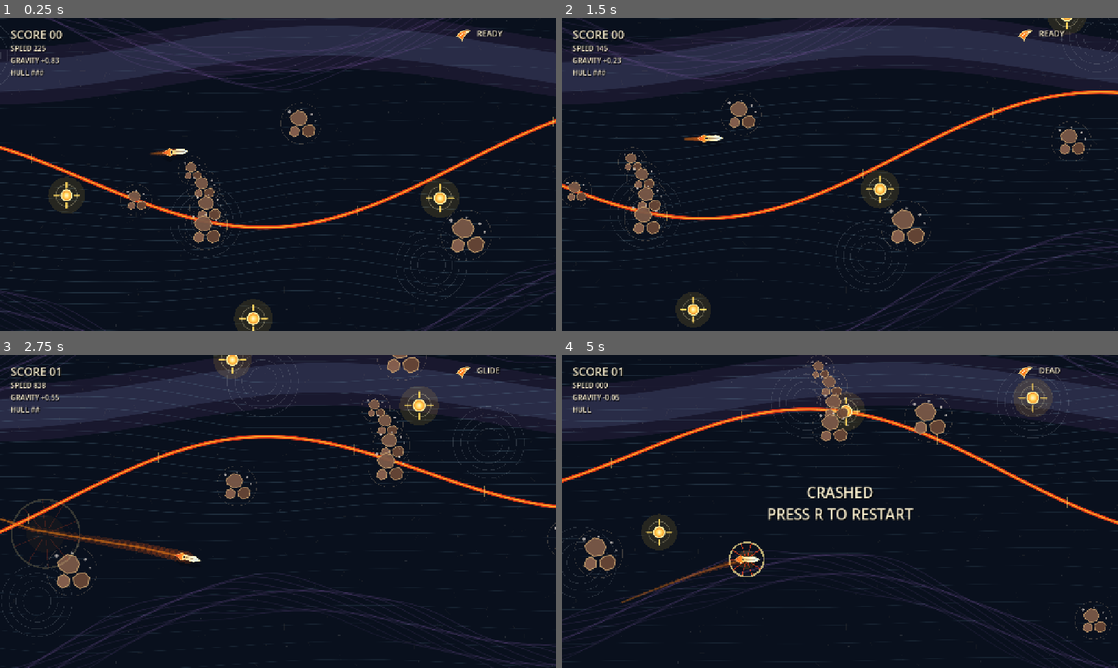
Above: before the commit, frames 1-4 (two rows, left to right).
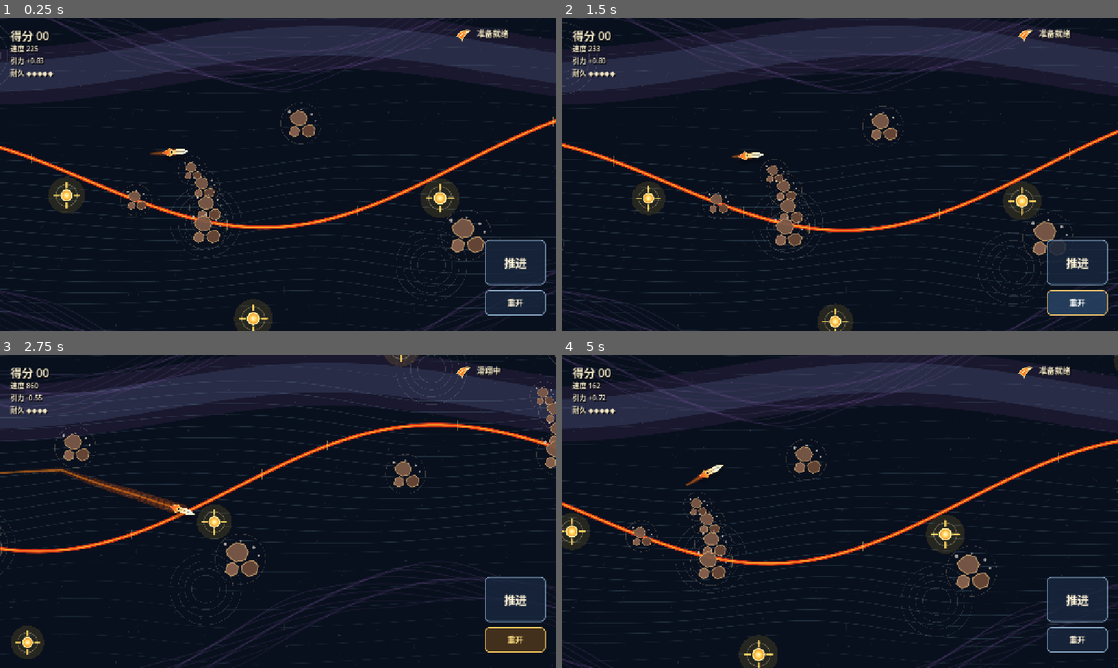
Above: after the commit, the same moments.

Repository: ml863606/xyz-game
Game: Godot game, scene res://scenes/main.tscn
Two runs of this game, one before a commit and one after it. Both use one fixed random seed, a clock stepped at 60 frames per second and the inputs below.
Inputs (mouse positions are in pixels of both pictures, inside the frame that each line leads up to):
- Up to frame 1 (0.25 s): no input
- Up to frame 2 (1.5 s): click (1079, 262) at 0.5 s, where only the run after the commit has a clickable "推进"; click (1079, 302) at 1.25 s, where only the run after the commit has a clickable "重开"
- Up to frame 3 (2.75 s): move the mouse to (400, 495) at 2.02 s; hold D from 2.03 s (still down); hold Space from 2.03 s (still down); click (400, 495) at 2.17 s
- Up to frame 4 (5 s): release D at 2.75 s; release Space at 2.75 s; drag from (728, 527) to (812, 574) at 2.77 s; move the mouse to (895, 442) at 3.52 s; hold D 3.53-4.25 s; hold Space 3.53-4.25 s; click (895, 442) at 3.67 s; drag from (812, 574) to (673, 464) at 4.27 s

The runs differ from the first frame. In frame 1, 2.7% of the frame differs, in the area x 1-99%, y 3-96%; in frame 2, 16%; in frame 3, 17%; in frame 4, 18%, in the area x 0-100%, y 0-100%.

Commit message:
姓姬飞盗王

Diff:
--- a/星际飞刀王/project.godot
+++ b/星际飞刀王/project.godot
@@ -5,7 +5,7 @@
 
 [application]
 
-config/name="Star Knife King"
+config/name="星际飞刀王"
 run/main_scene="res://scenes/main.tscn"
 config/features=PackedStringArray("4.7")
 
@@ -15,6 +15,7 @@
 window/size/viewport_height=720
 window/stretch/mode="canvas_items"
 window/stretch/aspect="expand"
+window/handheld/orientation=1
 
 [physics]
 
--- a/星际飞刀王/scripts/game.gd
+++ b/星际飞刀王/scripts/game.gd
@@ -5,7 +5,7 @@
 const ASTEROID_TEXTURE := preload("res://assets/sprites/asteroid_cluster.svg")
 const TARGET_TEXTURE := preload("res://assets/sprites/star_target.svg")
 const GLIDE_ICON := preload("res://assets/ui/icons/glide.svg")
-const MAX_HULL := 3
+const MAX_HULL := 5
 
 var knife_world := Vector2(120.0, 0.0)
 var velocity := Vector2(230.0, 0.0)
@@ -30,6 +30,10 @@
 var depth_label: Label
 var hull_label: Label
 var game_over_label: Label
+var touch_direction := Vector2.ZERO
+var touch_start := Vector2.ZERO
+var touch_dragging := false
+var touch_boost := false
 
 func _ready() -> void:
     get_viewport().size_changed.connect(queue_redraw)
@@ -55,13 +59,14 @@
     var input_vector := Vector2.ZERO
     input_vector.x = float(Input.is_key_pressed(KEY_D) or Input.is_key_pressed(KEY_RIGHT)) - float(Input.is_key_pressed(KEY_A) or Input.is_key_pressed(KEY_LEFT))
     input_vector.y = float(Input.is_key_pressed(KEY_S) or Input.is_key_pressed(KEY_DOWN)) - float(Input.is_key_pressed(KEY_W) or Input.is_key_pressed(KEY_UP))
+    input_vector += touch_direction
     if input_vector.length() > 1.0:
         input_vector = input_vector.normalized()
 
     boost_cooldown = maxf(0.0, boost_cooldown - delta)
     impact_cooldown = maxf(0.0, impact_cooldown - delta)
     damage_cooldown = maxf(0.0, damage_cooldown - delta)
-    if Input.is_key_pressed(KEY_SPACE) and boost_cooldown <= 0.0:
+    if (Input.is_key_pressed(KEY_SPACE) or touch_boost) and boost_cooldown <= 0.0:
         velocity += Vector2(360.0, 0.0).rotated(velocity.angle())
         glide_time = maxf(glide_time, 0.85)
         boost_cooldown = 0.55
@@ -238,6 +243,90 @@
     game_over_label.visible = false
     layer.add_child(game_over_label)
 
+    _build_touch_controls(layer)
+
+func _build_touch_controls(layer: CanvasLayer) -> void:
+    var controls := Control.new()
+    controls.name = "横屏触控"
+    controls.set_anchors_and_offsets_preset(Control.PRESET_FULL_RECT)
+    controls.mouse_filter = Control.MOUSE_FILTER_IGNORE
+    layer.add_child(controls)
+
+    var touch_area := Control.new()
+    touch_area.name = "滑动操控区"
+    touch_area.anchor_right = 0.48
+    touch_area.anchor_bottom = 1.0
+    touch_area.mouse_filter = Control.MOUSE_FILTER_STOP
+    touch_area.gui_input.connect(_on_touch_area_input)
+    controls.add_child(touch_area)
+
+    var actions := Control.new()
+    actions.set_anchors_preset(Control.PRESET_BOTTOM_RIGHT)
+    actions.position = Vector2(-164.0, -210.0)
+    actions.size = Vector2(140.0, 186.0)
+    actions.mouse_filter = Control.MOUSE_FILTER_PASS
+    controls.add_child(actions)
+
+    var boost := _touch_button("推进", Vector2(140.0, 104.0), 26)
+    boost.button_down.connect(func() -> void: touch_boost = true)
+    boost.button_up.connect(func() -> void: touch_boost = false)
+    actions.add_child(boost)
+    var restart := _touch_button("重开", Vector2(140.0, 58.0), 18)
+    restart.position = Vector2(0.0, 116.0)
+    restart.pressed.connect(_reset)
+    actions.add_child(restart)
+
+func _on_touch_area_input(event: InputEvent) -> void:
+    if event is InputEventScreenTouch:
+        if event.pressed:
+            touch_start = event.position
+            touch_direction = Vector2.ZERO
+            touch_dragging = true
+        else:
+            touch_direction = Vector2.ZERO
+            touch_dragging = false
+    elif event is InputEventScreenDrag and touch_dragging:
+        _set_touch_direction(event.position)
+    elif event is InputEventMouseButton and event.button_index == MOUSE_BUTTON_LEFT:
+        if event.pressed:
+            touch_start = event.position
+            touch_direction = Vector2.ZERO
+            touch_dragging = true
+        else:
+            touch_direction = Vector2.ZERO
+            touch_dragging = false
+    elif event is InputEventMouseMotion and touch_dragging:
+        _set_touch_direction(event.position)
+
+func _set_touch_direction(current_position: Vector2) -> void:
+    var drag := current_position - touch_start
+    if drag.length() >= 16.0:
+        touch_direction = drag.normalized()
+
+func _touch_button(text: String, button_size: Vector2, font_size: int) -> Button:
+    var button := Button.new()
+    button.text = text
+    button.size = button_size
+    button.add_theme_font_size_override("font_size", font_size)
+    button.add_theme_color_override("font_color", Color("#fff4d6"))
+    button.add_theme_color_override("font_hover_color", Color("#ffffff"))
+    button.add_theme_color_override("font_pressed_color", Color("#ffdc7d"))
+    button.add_theme_stylebox_override("normal", _control_style(Color("#18263d"), Color("#8aa9c7"), 0.82))
+    button.add_theme_stylebox_override("hover", _control_style(Color("#26405e"), Color("#f0c56c"), 0.92))
+    button.add_theme_stylebox_override("pressed", _control_style(Color("#43311d"), Color("#ffcf62"), 0.98))
+    return button
+
+func _control_style(fill: Color, border: Color, alpha: float) -> StyleBoxFlat:
+    var style := StyleBoxFlat.new()
+    style.bg_color = Color(fill, alpha)
+    style.border_color = border
+    style.set_border_width_all(2)
+    style.corner_radius_top_left = 10
+    style.corner_radius_top_right = 10
+    style.corner_radius_bottom_left = 10
+    style.corner_radius_bottom_right = 10
+    return style
+
 func _hud_label(pos: Vector2, size: int) -> Label:
     var label := Label.new()
     label.position = pos
@@ -249,12 +338,12 @@
     return label
 
 func _update_hud() -> void:
-    score_label.text = "SCORE %02d" % score
-    speed_label.text = "SPEED %03d" % int(velocity.length())
-    depth_label.text = "GRAVITY %+0.2f" % gravity_height(knife_world)
-    hull_label.text = "HULL %s" % "#".repeat(hull)
-    glide_label.text = "DEAD" if game_over else ("GLIDE" if glide_time > 0.0 else "READY")
-    game_over_label.text = "CRASHED\nPRESS R TO RESTART"
+    score_label.text = "得分 %02d" % score
+    speed_label.text = "速度 %03d" % int(velocity.length())
+    depth_label.text = "引力 %+0.2f" % gravity_height(knife_world)
+    hull_label.text = "耐久 %s" % "◆".repeat(hull)
+    glide_label.text = "已坠毁" if game_over else ("滑翔中" if glide_time > 0.0 else "准备就绪")
+    game_over_label.text = "飞刀坠毁\n点击右下角重开"
     game_over_label.visible = game_over
 
 func _draw() -> void:
Not shown, added: .codex/skills/mxl-godot-game-design/SKILL.md
Not shown, added: .codex/skills/mxl-godot-game-design/agents/openai.yaml
